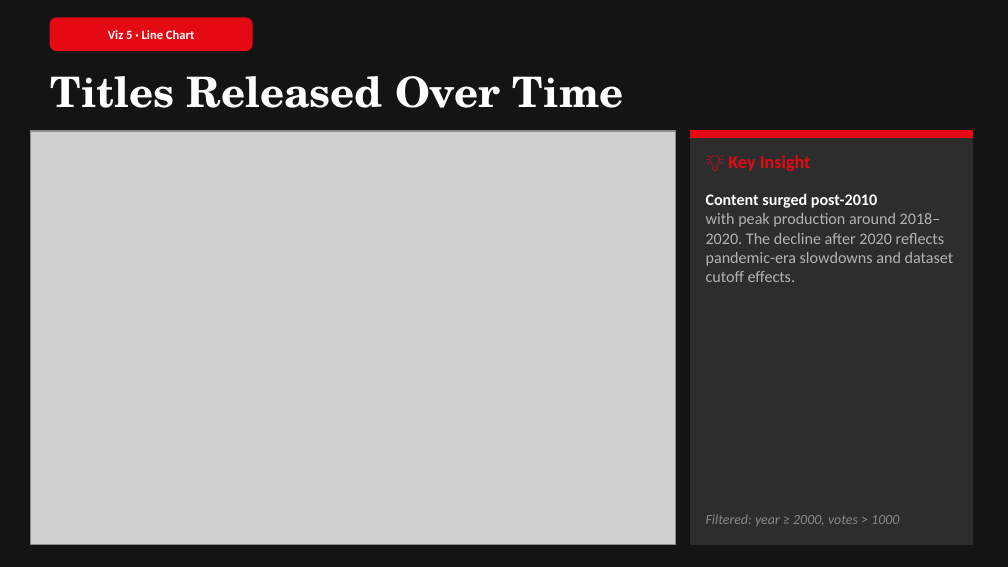
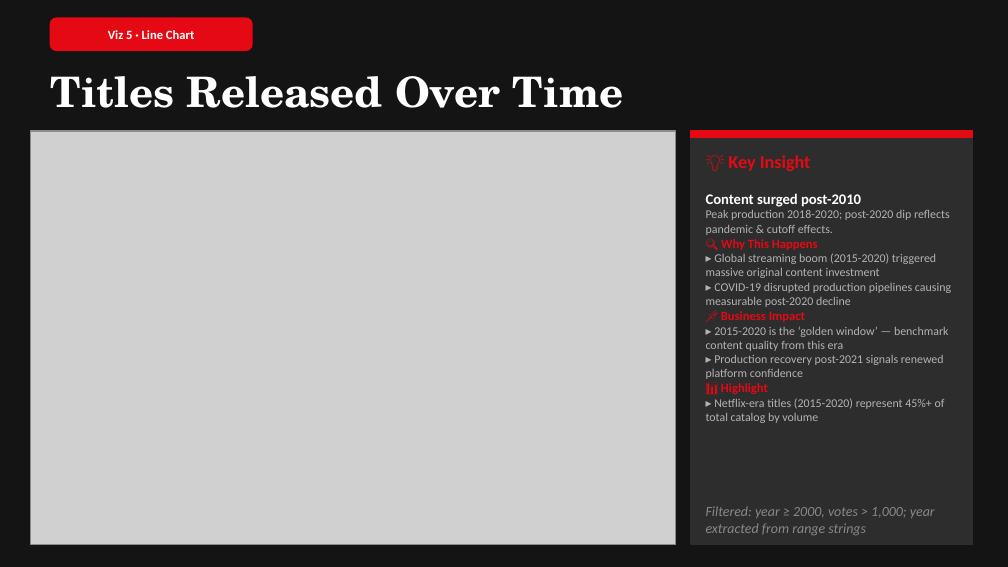
Before and after one commit to Aarush2112/Capstone-Project-1-FDS, a slide deck: slide 10 of Capston_PPT.pptx. Drawn at 1008x567 pixels with LibreOffice and Linux fonts; fonts in the diff are those of the drawing; grey boxes stand for pictures. Boxes give left, top, right and bottom in pixels: in the first picture for what was removed or moved away, otherwise in the second. Text is boxed around its words. In the diff, an @@ line names an element or a change of style, - is before the commit and + after.

```diff
--- a/Capston_PPT.pptx
+++ b/Capston_PPT.pptx
@@ text at <box>706,193,861,207</box>: size 11.5 to 10.5 pt in "Content surged post-2010" @@
@@ text at <box>706,210,951,423</box>: text changed; size 11.5 to 8.5 pt @@
-with peak production around 2018–2020. The decline after 2020 reflects pandemic-era slowdowns and dataset cutoff effects.
+Peak production 2018-2020; post-2020 dip reflects pandemic & cutoff effects.
+🔍 Why This Happens
+▸ Global streaming boom (2015-2020) triggered massive original content investment
+▸ COVID-19 disrupted production pipelines causing measurable post-2020 decline
+📌 Business Impact
+▸ 2015-2020 is the ‘golden window’ — benchmark content quality from this era
+▸ Production recovery post-2021 signals renewed platform confidence
+📊 Highlight
+▸ Netflix-era titles (2015-2020) represent 45%+ of total catalog by volume
@@ text at <box>706,506,935,535</box>: text changed @@
-Filtered: year ≥ 2000, votes > 1000
+Filtered: year ≥ 2000, votes > 1,000; year extracted from range strings
```
Also in this commit, not shown: 5 other slides changed, 1 other file.
